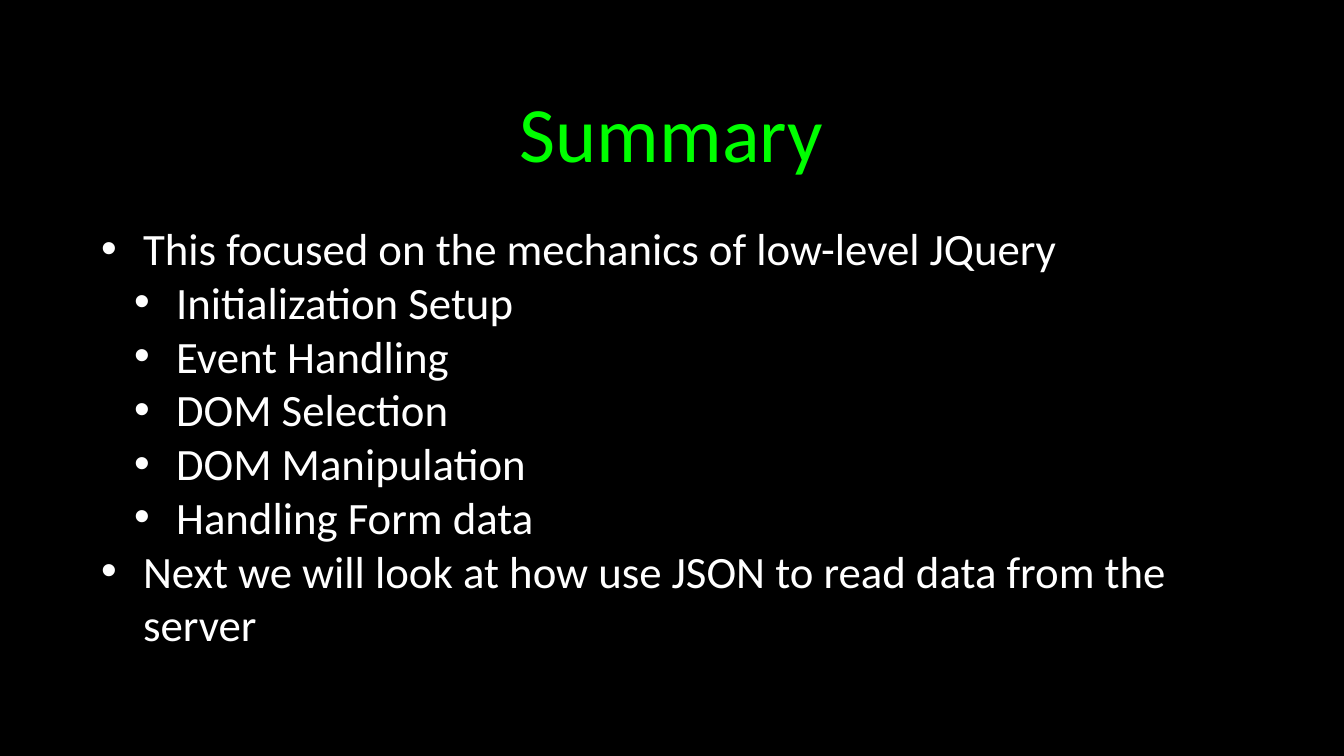
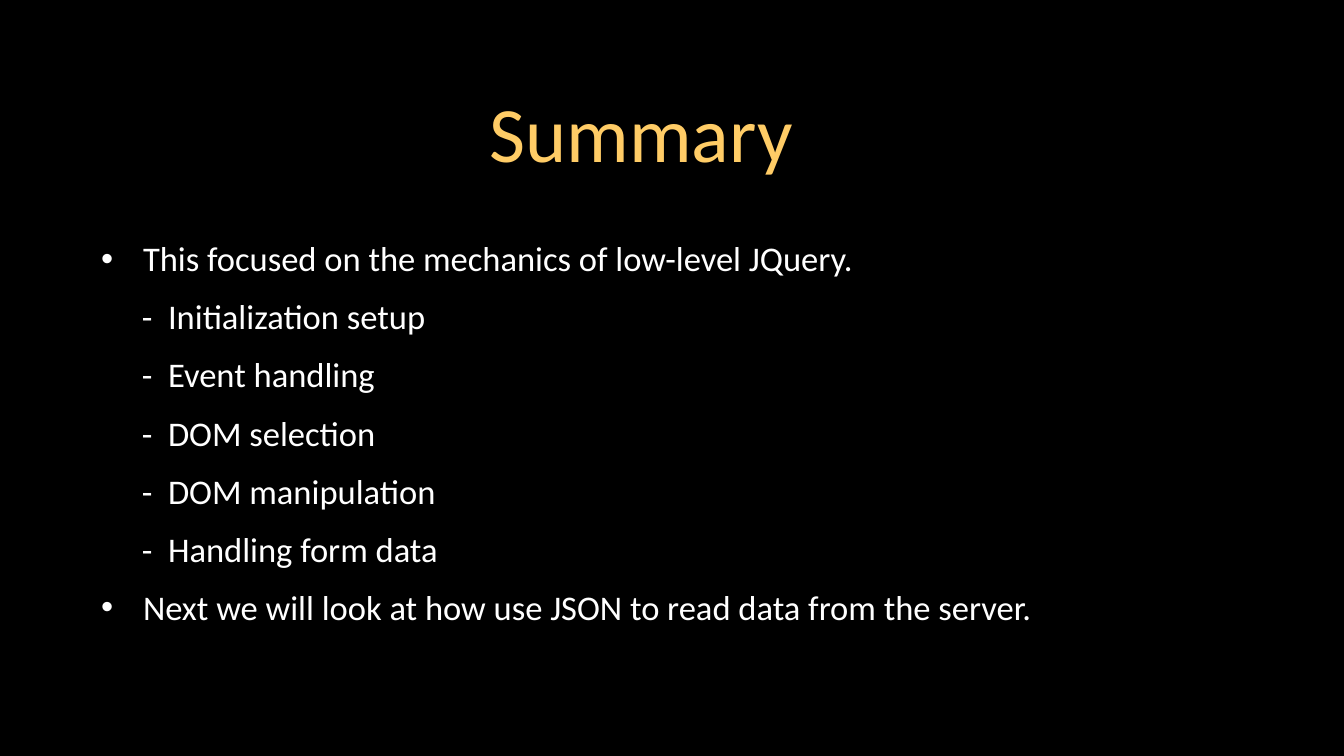
Before and after one commit to csev/wa4e, a slide deck: slide 11 of lectures/JS-03-JQuery.ppt. Drawn at 1344x756 pixels with LibreOffice and Linux fonts; fonts in the diff are those of the drawing. Boxes give left, top, right and bottom in pixels: in the first picture for what was removed or moved away, otherwise in the second. Text is boxed around its words. In the diff, an @@ line names an element or a change of style, - is before the commit and + after.

Commit message:
More slides form Sue.

```diff
--- a/lectures/JS-03-JQuery.ppt
+++ b/lectures/JS-03-JQuery.ppt
@@ title "Summary" at (490, 111, 793, 175): text colour #00FF00 to #FFCC66 @@
@@ text at (143, 247, 1031, 621): text changed; size 24 to 18.5 pt @@
-• This focused on the mechanics of low-level JQuery
-  • Initialization Setup
-  • Event Handling
-  • DOM Selection
-  • DOM Manipulation
-  • Handling Form data
-• Next we will look at how use JSON to read data from the server
+• This focused on the mechanics of low-level JQuery.
+  - Initialization setup
+  - Event handling
+  - DOM selection
+  - DOM manipulation
+  - Handling form data
+• Next we will look at how use JSON to read data from the server.
```
Also in this commit, not shown: 12 other slides changed, 4 other files.
